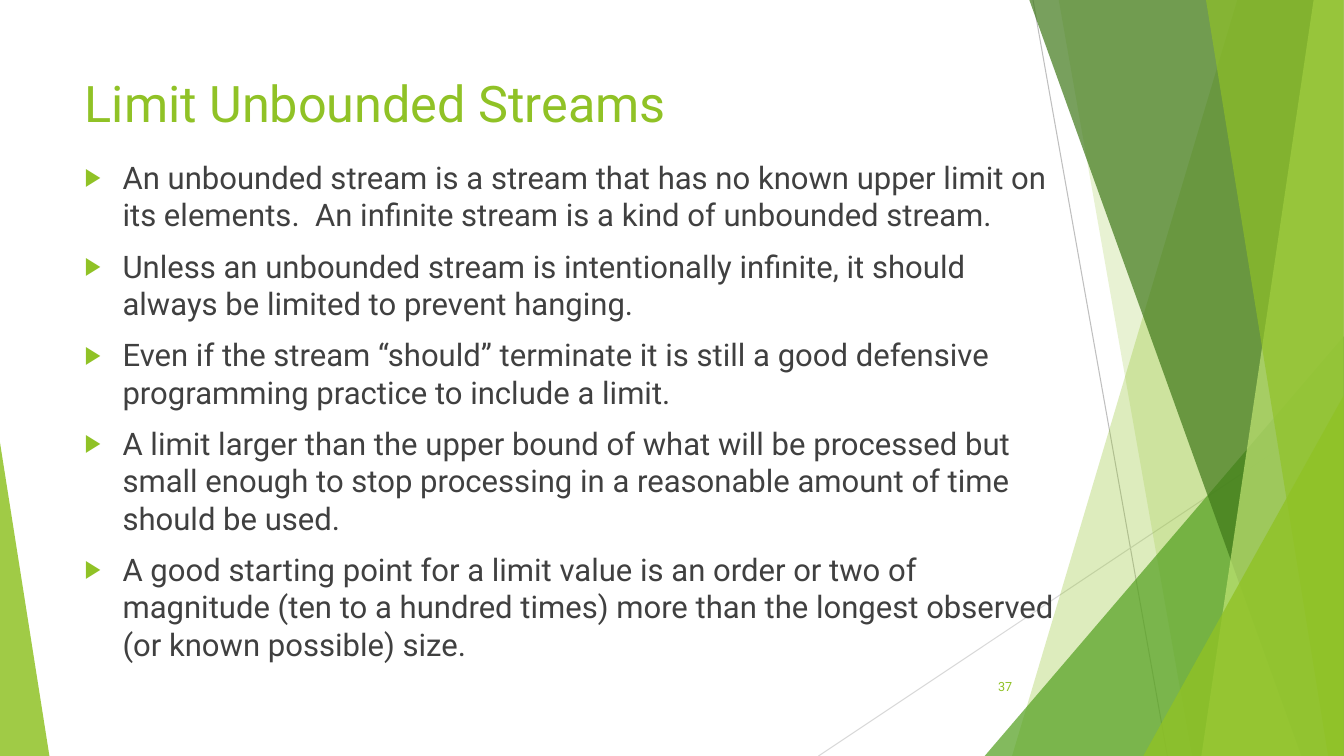
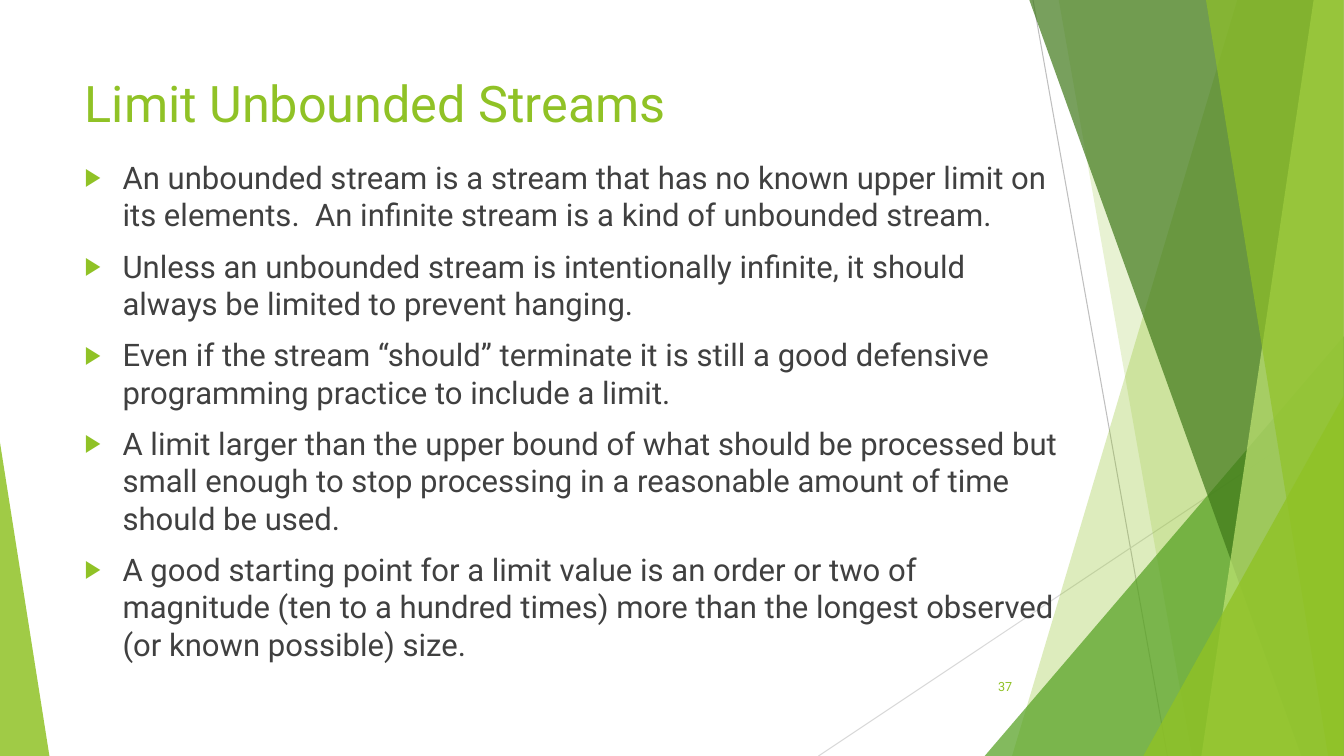
Before and after one commit to RichardRoda/2017-CodePaLOUsa-Lambda, a slide deck: slide 37 of Learning to Love the Lambda in the Stream.pptx. Drawn at 1344x756 pixels with LibreOffice and Linux fonts; fonts in the diff are those of the drawing. Boxes give left, top, right and bottom in pixels: in the first picture for what was removed or moved away, otherwise in the second. Text is boxed around its words. In the diff, an @@ line names an element or a change of style, - is before the commit and + after.

```diff
--- a/Learning to Love the Lambda in the Stream.pptx
+++ b/Learning to Love the Lambda in the Stream.pptx
@@ text at (123, 431, 1057, 531): text changed @@
-▶ A limit larger than the upper bound of what will be processed but small enough to stop processing in a reasonable amount of time should be used.
+▶ A limit larger than the upper bound of what should be processed but small enough to stop processing in a reasonable amount of time should be used.
```
Also in this commit, not shown: 7 other slides changed.
